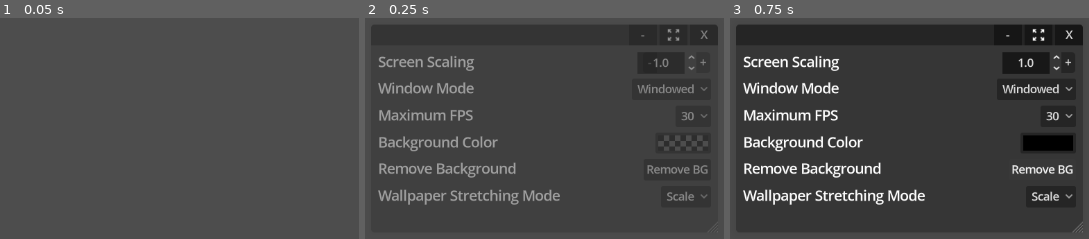
Above: before the commit, frames 1-3 (left to right).
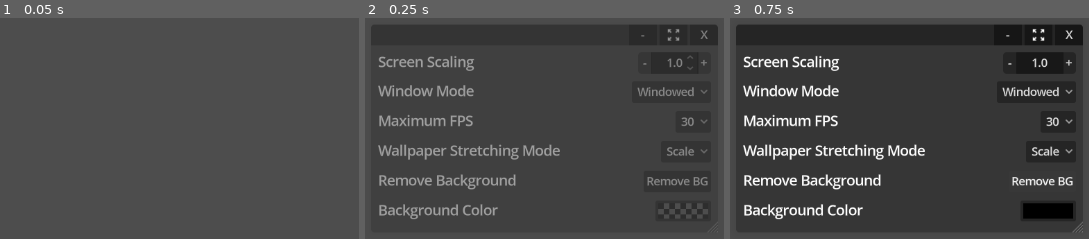
Above: after the commit, the same moments.

Repository: popcar2/GodotOS
Game: Godot game, scene res://Scenes/Window/Settings Window/settings_window.tscn
The game is run twice, just before and just after one commit, with the same random seed, the same clock (stepped at 60 frames per second) and the same inputs. This scene is started directly instead of the project's main scene.
Inputs:
- Up to frame 1 (0.05 s): no input
- Up to frame 2 (0.25 s): no input
- Up to frame 3 (0.75 s): click "Remove BG" at 0.5 s

Frame 1 is identical in both runs. In frame 2, 9.3% of the frame differs, in the area x 3-96%, y 16-91%; in frame 3, 13%, in the area x 3-96%, y 15-92%.
Error in both runs: Attempt to call function 'remove_wallpaper' in base 'null instance' on a null instance. (res://Scenes/Window/Settings)

Commit message:
Cover new spinbox arrows with old +/- buttons

Diff:
--- a/Scenes/Window/Settings Window/settings_window.tscn
+++ b/Scenes/Window/Settings Window/settings_window.tscn
@@ -17,11 +17,6 @@
 corner_detail = 10
 shadow_color = Color(0, 0, 0, 0.0784314)
 
-[sub_resource type="StyleBoxFlat" id="StyleBoxFlat_txq2q"]
-bg_color = Color(0, 0, 0, 0.313726)
-corner_radius_top_right = 5
-corner_radius_bottom_right = 5
-
 [sub_resource type="StyleBoxFlat" id="StyleBoxFlat_8v10x"]
 bg_color = Color(0.392157, 0.392157, 0.392157, 0.313726)
 corner_radius_top_right = 5
@@ -32,10 +27,10 @@
 corner_radius_top_right = 5
 corner_radius_bottom_right = 5
 
-[sub_resource type="StyleBoxFlat" id="StyleBoxFlat_nenhp"]
-bg_color = Color(0, 0, 0, 0.313726)
-corner_radius_top_left = 5
-corner_radius_bottom_left = 5
+[sub_resource type="StyleBoxFlat" id="StyleBoxFlat_txq2q"]
+bg_color = Color(0, 0, 0, 0.313726)
+corner_radius_top_right = 5
+corner_radius_bottom_right = 5
 
 [sub_resource type="StyleBoxFlat" id="StyleBoxFlat_jeame"]
 bg_color = Color(0.392157, 0.392157, 0.392157, 0.313726)
@@ -47,13 +42,16 @@
 corner_radius_top_left = 5
 corner_radius_bottom_left = 5
 
+[sub_resource type="StyleBoxFlat" id="StyleBoxFlat_nenhp"]
+bg_color = Color(0, 0, 0, 0.313726)
+corner_radius_top_left = 5
+corner_radius_bottom_left = 5
+
 [sub_resource type="StyleBoxFlat" id="StyleBoxFlat_3dvlq"]
 bg_color = Color(0.0941176, 0.0941176, 0.0941176, 1)
 
 [sub_resource type="Theme" id="Theme_c40gw"]
 LineEdit/styles/normal = SubResource("StyleBoxFlat_3dvlq")
-
-[sub_resource type="ImageTexture" id="ImageTexture_0jw4l"]
 
 [node name="Window" instance=ExtResource("1_rx4sm")]
 theme_override_styles/panel = SubResource("StyleBoxFlat_g2ist")
@@ -82,7 +80,7 @@
 layout_mode = 2
 size_flags_horizontal = 3
 size_flags_vertical = 3
-theme_override_constants/separation = 8
+theme_override_constants/separation = 12
 
 [node name="Screen Scaling" type="HBoxContainer" parent="ScrollContainer/MarginContainer/VBoxContainer" index="0"]
 layout_mode = 2
@@ -108,16 +106,15 @@
 anchor_top = 0.5
 anchor_right = 1.0
 anchor_bottom = 0.5
-offset_left = -21.0
+offset_left = -20.0
 offset_top = -15.0
-offset_right = -1.0
-offset_bottom = 15.0
+offset_bottom = 16.0
 grow_horizontal = 0
 grow_vertical = 2
 focus_mode = 0
-theme_override_styles/normal = SubResource("StyleBoxFlat_txq2q")
 theme_override_styles/hover = SubResource("StyleBoxFlat_8v10x")
 theme_override_styles/pressed = SubResource("StyleBoxFlat_2u54r")
+theme_override_styles/normal = SubResource("StyleBoxFlat_txq2q")
 text = "+"
 
 [node name="DecrementScaling" type="Button" parent="ScrollContainer/MarginContainer/VBoxContainer/Screen Scaling/Control" index="1"]
@@ -127,16 +124,16 @@
 anchor_top = 0.5
 anchor_right = 1.0
 anchor_bottom = 0.5
-offset_left = -97.667
+offset_left = -104.667
 offset_top = -15.0
-offset_right = -77.667
-offset_bottom = 15.0
+offset_right = -84.667
+offset_bottom = 16.0
 grow_horizontal = 0
 grow_vertical = 2
 focus_mode = 0
-theme_override_styles/normal = SubResource("StyleBoxFlat_nenhp")
 theme_override_styles/hover = SubResource("StyleBoxFlat_jeame")
 theme_override_styles/pressed = SubResource("StyleBoxFlat_7822x")
+theme_override_styles/normal = SubResource("StyleBoxFlat_nenhp")
 text = "-"
 
 [node name="ScalingSpinbox" type="SpinBox" parent="ScrollContainer/MarginContainer/VBoxContainer/Screen Scaling/Control" index="2"]
@@ -146,19 +143,20 @@
 anchor_top = 0.5
 anchor_right = 1.0
 anchor_bottom = 0.5
-offset_left = -78.667
+offset_left = -86.0
 offset_top = -15.0
-offset_right = -20.0003
-offset_bottom = 15.0
+offset_right = -22.0
+offset_bottom = 16.0
 grow_horizontal = 0
 grow_vertical = 2
 theme = SubResource("Theme_c40gw")
-theme_override_icons/updown = SubResource("ImageTexture_0jw4l")
+theme_override_constants/field_and_buttons_separation = -20
 min_value = 0.5
 max_value = 3.0
 step = 0.005
 value = 1.0
 alignment = 1
+custom_arrow_step = 0.125
 script = ExtResource("2_a71vs")
 
 [node name="Window Mode" type="HBoxContainer" parent="ScrollContainer/MarginContainer/VBoxContainer" index="1"]
@@ -223,45 +221,7 @@
 popup/item_7/id = 7
 script = ExtResource("4_xp0bf")
 
-[node name="Background Color" type="HBoxContainer" parent="ScrollContainer/MarginContainer/VBoxContainer" index="3"]
-layout_mode = 2
-size_flags_vertical = 0
-
-[node name="RichTextLabel" type="RichTextLabel" parent="ScrollContainer/MarginContainer/VBoxContainer/Background Color" index="0"]
-custom_minimum_size = Vector2(0, 30)
-layout_mode = 2
-size_flags_horizontal = 3
-mouse_filter = 2
-theme_override_font_sizes/normal_font_size = 20
-text = "Background Color"
-
-[node name="BackgroundColorPicker" type="ColorPickerButton" parent="ScrollContainer/MarginContainer/VBoxContainer/Background Color" index="1"]
-custom_minimum_size = Vector2(80, 0)
-layout_mode = 2
-size_flags_horizontal = 8
-focus_mode = 0
-edit_alpha = false
-script = ExtResource("4_vnxcp")
-
-[node name="Remove Wallpaper" type="HBoxContainer" parent="ScrollContainer/MarginContainer/VBoxContainer" index="4"]
-layout_mode = 2
-size_flags_vertical = 0
-
-[node name="RichTextLabel" type="RichTextLabel" parent="ScrollContainer/MarginContainer/VBoxContainer/Remove Wallpaper" index="0"]
-custom_minimum_size = Vector2(0, 30)
-layout_mode = 2
-size_flags_horizontal = 3
-mouse_filter = 2
-theme_override_font_sizes/normal_font_size = 20
-text = "Remove Background"
-
-[node name="RemoveWallpaper" type="Button" parent="ScrollContainer/MarginContainer/VBoxContainer/Remove Wallpaper" index="1"]
-layout_mode = 2
-focus_mode = 0
-text = "Remove BG"
-script = ExtResource("5_p360g")
-
-[node name="Stretch Wallpaper" type="HBoxContainer" parent="ScrollContainer/MarginContainer/VBoxContainer" index="5"]
+[node name="Stretch Wallpaper" type="HBoxContainer" parent="ScrollContainer/MarginContainer/VBoxContainer" index="3"]
 layout_mode = 2
 size_flags_vertical = 0
 
@@ -289,6 +249,44 @@
 popup/item_3/id = 3
 script = ExtResource("7_h8so0")
 
+[node name="Remove Wallpaper" type="HBoxContainer" parent="ScrollContainer/MarginContainer/VBoxContainer" index="4"]
+layout_mode = 2
+size_flags_vertical = 0
+
+[node name="RichTextLabel" type="RichTextLabel" parent="ScrollContainer/MarginContainer/VBoxContainer/Remove Wallpaper" index="0"]
+custom_minimum_size = Vector2(0, 30)
+layout_mode = 2
+size_flags_horizontal = 3
+mouse_filter = 2
+theme_override_font_sizes/normal_font_size = 20
+text = "Remove Background"
+
+[node name="RemoveWallpaper" type="Button" parent="ScrollContainer/MarginContainer/VBoxContainer/Remove Wallpaper" index="1"]
+layout_mode = 2
+focus_mode = 0
+text = "Remove BG"
+script = ExtResource("5_p360g")
+
+[node name="Background Color" type="HBoxContainer" parent="ScrollContainer/MarginContainer/VBoxContainer" index="5"]
+layout_mode = 2
+size_flags_vertical = 0
+
+[node name="RichTextLabel" type="RichTextLabel" parent="ScrollContainer/MarginContainer/VBoxContainer/Background Color" index="0"]
+custom_minimum_size = Vector2(0, 30)
+layout_mode = 2
+size_flags_horizontal = 3
+mouse_filter = 2
+theme_override_font_sizes/normal_font_size = 20
+text = "Background Color"
+
+[node name="BackgroundColorPicker" type="ColorPickerButton" parent="ScrollContainer/MarginContainer/VBoxContainer/Background Color" index="1"]
+custom_minimum_size = Vector2(80, 0)
+layout_mode = 2
+size_flags_horizontal = 8
+focus_mode = 0
+edit_alpha = false
+script = ExtResource("4_vnxcp")
+
 [connection signal="pressed" from="ScrollContainer/MarginContainer/VBoxContainer/Screen Scaling/Control/IncrementScaling" to="ScrollContainer/MarginContainer/VBoxContainer/Screen Scaling/Control/ScalingSpinbox" method="_on_increment_scaling_pressed"]
 [connection signal="pressed" from="ScrollContainer/MarginContainer/VBoxContainer/Screen Scaling/Control/DecrementScaling" to="ScrollContainer/MarginContainer/VBoxContainer/Screen Scaling/Control/ScalingSpinbox" method="_on_decrement_scaling_pressed"]
 [connection signal="mouse_entered" from="ScrollContainer/MarginContainer/VBoxContainer/Screen Scaling/Control/ScalingSpinbox" to="ScrollContainer/MarginContainer/VBoxContainer/Screen Scaling/Control/ScalingSpinbox" method="_on_mouse_entered"]
@@ -296,6 +294,6 @@
 [connection signal="value_changed" from="ScrollContainer/MarginContainer/VBoxContainer/Screen Scaling/Control/ScalingSpinbox" to="ScrollContainer/MarginContainer/VBoxContainer/Screen Scaling/Control/ScalingSpinbox" method="_on_value_changed"]
 [connection signal="item_selected" from="ScrollContainer/MarginContainer/VBoxContainer/Window Mode/WindowOptions" to="ScrollContainer/MarginContainer/VBoxContainer/Window Mode/WindowOptions" method="_on_item_selected"]
 [connection signal="item_selected" from="ScrollContainer/MarginContainer/VBoxContainer/Max Framerate/WindowOptions" to="ScrollContainer/MarginContainer/VBoxContainer/Max Framerate/WindowOptions" method="_on_item_selected"]
+[connection signal="item_selected" from="ScrollContainer/MarginContainer/VBoxContainer/Stretch Wallpaper/WindowOptions" to="ScrollContainer/MarginContainer/VBoxContainer/Stretch Wallpaper/WindowOptions" method="_on_item_selected"]
+[connection signal="pressed" from="ScrollContainer/MarginContainer/VBoxContainer/Remove Wallpaper/RemoveWallpaper" to="ScrollContainer/MarginContainer/VBoxContainer/Remove Wallpaper/RemoveWallpaper" method="_on_pressed"]
 [connection signal="color_changed" from="ScrollContainer/MarginContainer/VBoxContainer/Background Color/BackgroundColorPicker" to="ScrollContainer/MarginContainer/VBoxContainer/Background Color/BackgroundColorPicker" method="_on_color_changed"]
-[connection signal="pressed" from="ScrollContainer/MarginContainer/VBoxContainer/Remove Wallpaper/RemoveWallpaper" to="ScrollContainer/MarginContainer/VBoxContainer/Remove Wallpaper/RemoveWallpaper" method="_on_pressed"]
-[connection signal="item_selected" from="ScrollContainer/MarginContainer/VBoxContainer/Stretch Wallpaper/WindowOptions" to="ScrollContainer/MarginContainer/VBoxContainer/Stretch Wallpaper/WindowOptions" method="_on_item_selected"]
Not shown: 4 places in Scenes/Window/Settings Window/settings_window.tscn that only renumber resources
